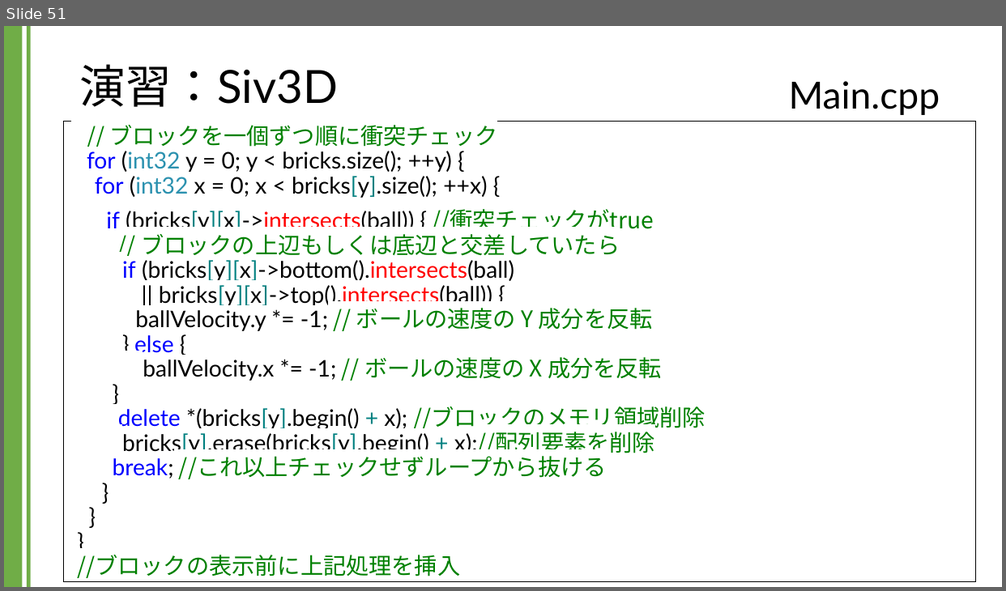
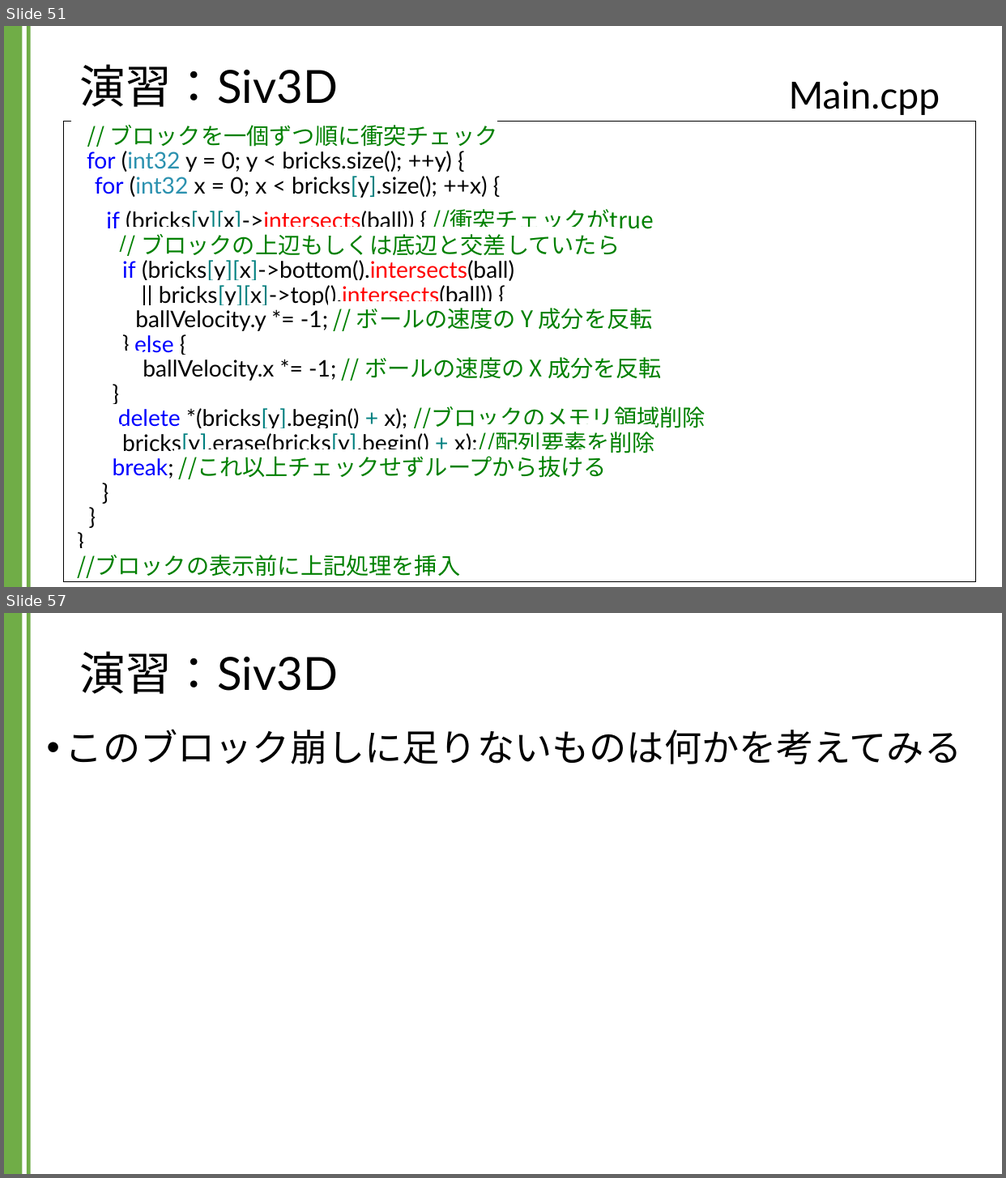
Before and after one commit to kic-murata/cpp2024, a slide deck: 授業資料/演習課題：Siv3D.pptx. Shown one above the other, each under a label of ours: slide 51 before the commit, slides 51 and 57 after it; the slides between them are not shown. The pictures are 1006x591 and 1006x1178 pixels, drawn with LibreOffice and Linux fonts; fonts in the diff are those of the drawing; background and template pictures are left out. Boxes give left, top, right and bottom in pixels: in the first picture for what was removed or moved away, otherwise in the second. Text is boxed around its words. In the diff, an @@ line names an element or a change of style, - is before the commit and + after.

```diff
--- a/授業資料/演習課題：Siv3D.pptx
+++ b/授業資料/演習課題：Siv3D.pptx
@@ slide 57 added at (x1=4, y1=613, x2=1002, y2=1174), background #FFFFFF; not listed: 2 template elements that a slide beside it also shows @@
@@ title added at (x1=80, y1=651, x2=338, y2=694), 44 pt, text #000000 @@
+演習：Siv3D
@@ text added at (x1=66, y1=729, x2=961, y2=764), 36 pt, text #000000 @@
+• このブロック崩しに足りないものは何かを考えてみる
```
Also in this commit, not shown: 3 slides changed, 9 other slides added.
